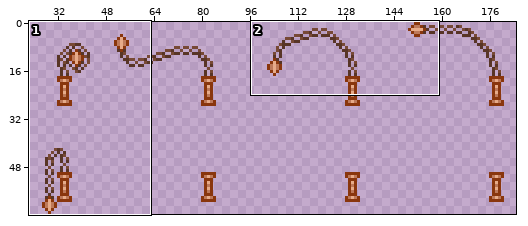
A sprite sheet gets an edit: items/active/weapons/whip/atprk_fenronwhip.png. The first picture is a wide view before the edit; the outline marks the close-up.
Close-up. As it was:
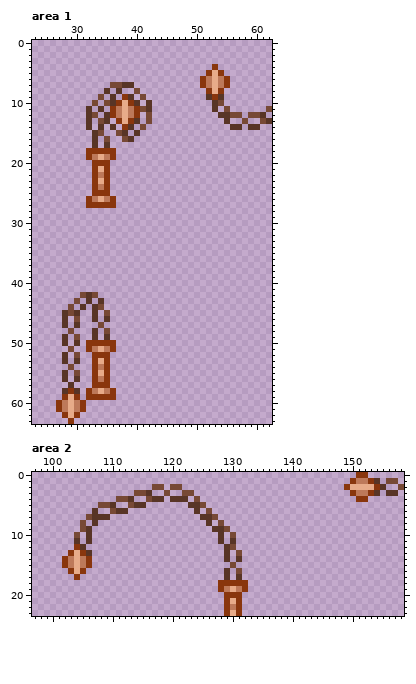
The file is 192x64 pixels. Shown: area 1: x 23..62, y 0..63; area 2: x 97..158, y 0..23. The wide view leaves out empty margins.
After the commit:
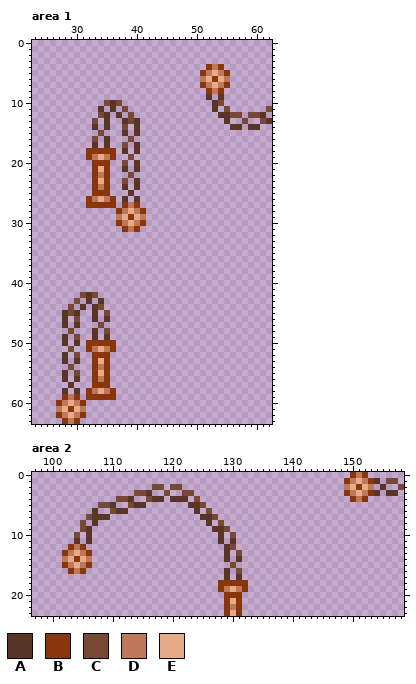
Palette (. is transparent): A #583526  B #89360d  C #774935  D #bd795a  E #e7ab89
Diff:
Changed rows in their new state; - is an unchanged pixel.
Area 1:
first column x 32:
 4 --------------------BDB-
 5 -------------------BD-DB
 6 -------------------DEBED
 7 ----....----------------
 8 ---.-.--.------------D--
 9 --.-.-..-.-----------.--
10 -.---C...-.-------------
11 .---A.C....-------------
12 ..C-.A.C.-.-------------
13 .C.--.AC--.-------------
14 .A.A.-C.A.--------------
15 -.---.------------------
16 -C-A--.C----------------
17 ------C-A---------------
18 ------A-A---------------
19 -------C----------------
20 ------C-A---------------
21 ------A-A---------------
22 -------C----------------
23 ------C-A---------------
24 ------A-A---------------
25 -------A----------------
26 ------A-A---------------
27 ------BDB---------------
28 -----BDEDB--------------
29 -----DEBED--------------
30 -----BDEDB--------------
31 ------BDB---------------
first column x 27:
58 --.--
59 --D--
61 DEBED
62 BD-DB
63 -BDB-
Area 2:
first column x 149:
 0 -BD---
 1 BDE---
 2 D-B-D.
 3 BDE---
 4 -BD---
first column x 102:
12 -BDB-
13 BD-DB
14 DEBED
16 --D--
17 --.--
